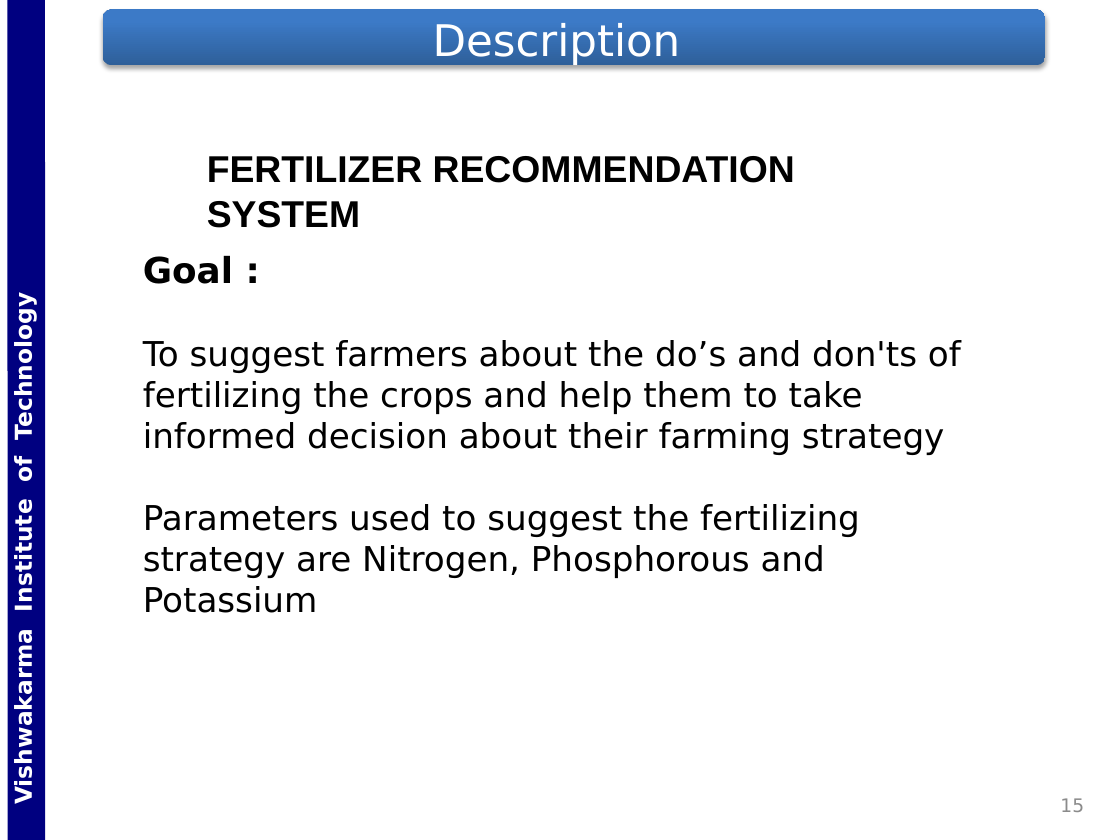
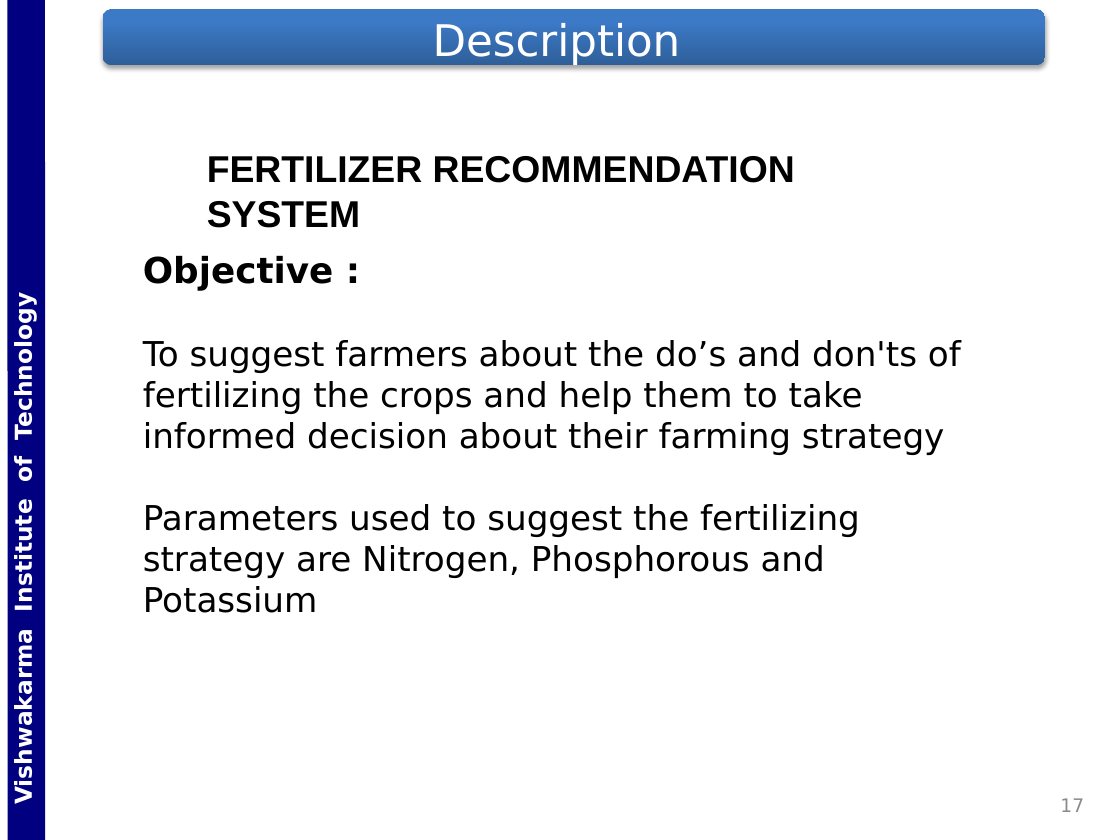
Before and after one commit to Gladiator07/Harvestify, a slide deck: slide 17 of Docs/PPT_ED_SY_DIV-ICA_BATCH-B3_GRP-G5_DATE-201030_RN-65-66-67-68.pptx (slide 15 before the commit). Drawn at 1120x840 pixels with LibreOffice and Linux fonts; fonts in the diff are those of the drawing; background and template pictures are left out. Boxes give left, top, right and bottom in pixels: in the first picture for what was removed or moved away, otherwise in the second. Text is boxed around its words. In the diff, an @@ line names an element or a change of style, - is before the commit and + after.

```diff
--- a/Docs/PPT_ED_SY_DIV-ICA_BATCH-B3_GRP-G5_DATE-201030_RN-65-66-67-68.pptx
+++ b/Docs/PPT_ED_SY_DIV-ICA_BATCH-B3_GRP-G5_DATE-201030_RN-65-66-67-68.pptx
@@ text at [143, 255, 334, 291]: text changed @@
-Goal :
+Objective :
@@ page number at [1060, 798, 1084, 812]: text changed @@
-15
+17
```
Also in this commit, not shown: 5 other slides changed, 10 slides added, 1 slide removed.
